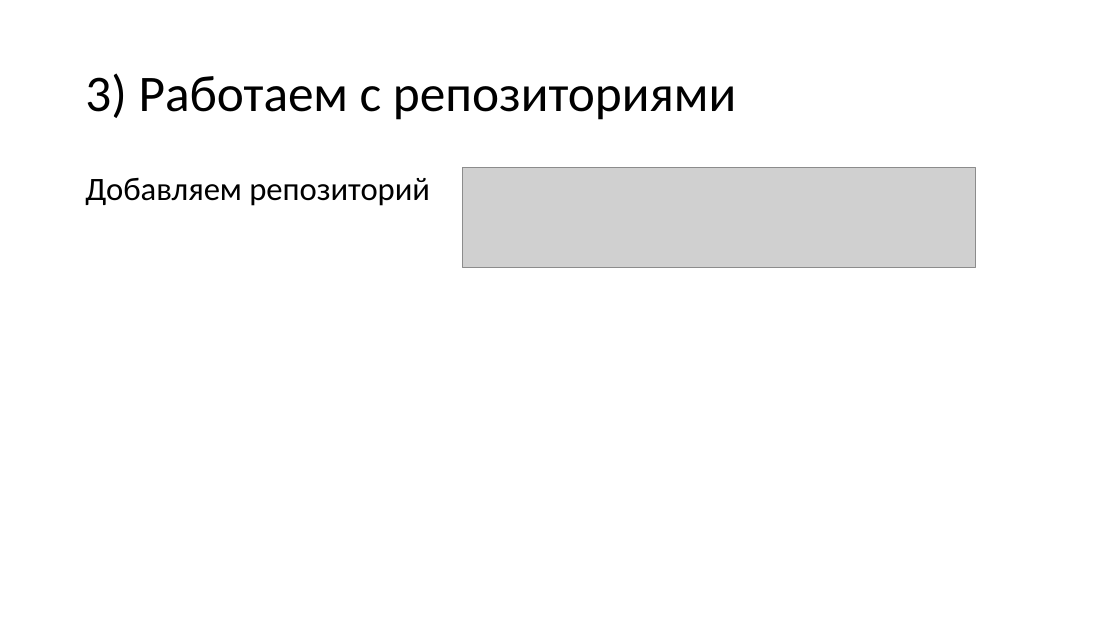
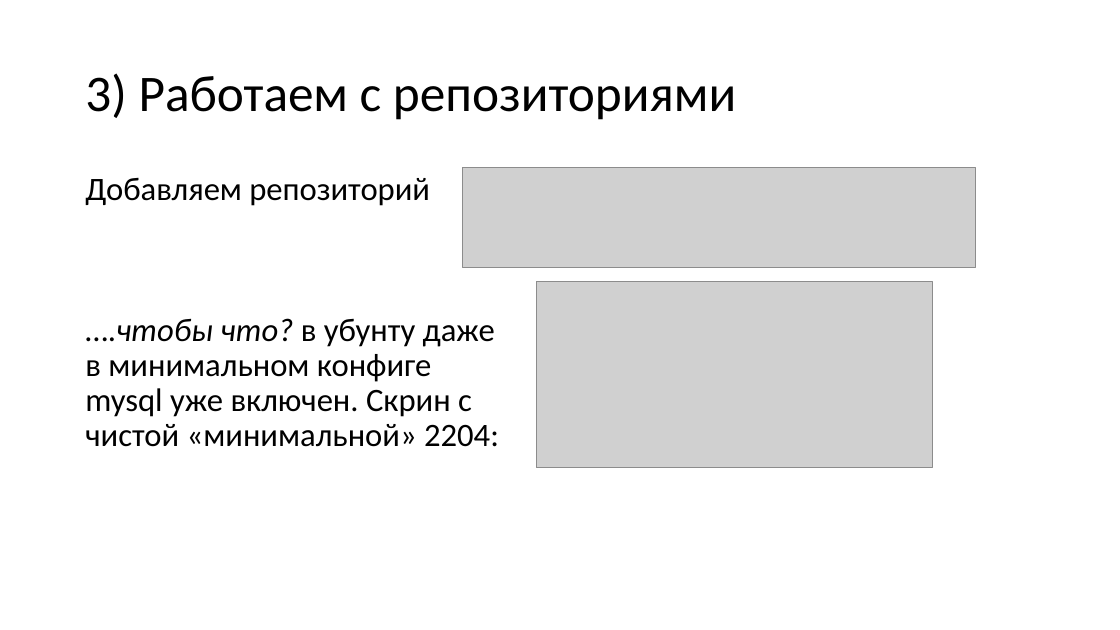
Before and after one commit to am1bestofluck/exam0723, a slide deck: slide 3 of report.pptx. Drawn at 1120x630 pixels with LibreOffice and Linux fonts; fonts in the diff are those of the drawing; grey boxes stand for pictures. Boxes give left, top, right and bottom in pixels: in the first picture for what was removed or moved away, otherwise in the second. Text is boxed around its words. In the diff, an @@ line names an element or a change of style, - is before the commit and + after.

```diff
--- a/report.pptx
+++ b/report.pptx
@@ picture added at [536,281,933,468] @@
@@ text at [85,318,499,447]: paragraph added @@
+….чтобы что? в убунту даже
+в минимальном конфиге
+mysql уже включен. Скрин с
+чистой «минимальной» 2204:
```
Also in this commit, not shown: 5 slides added, 1 other file.
